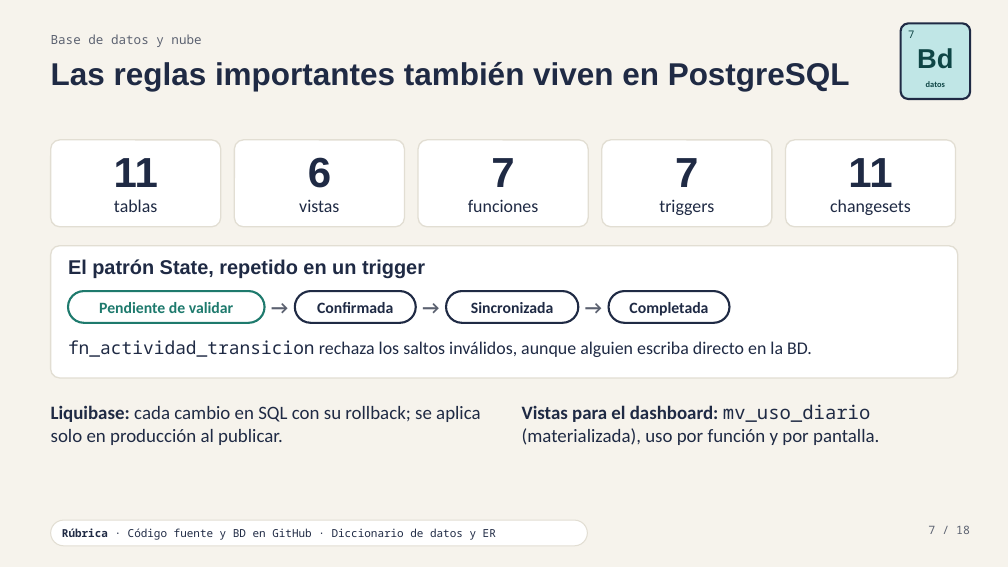
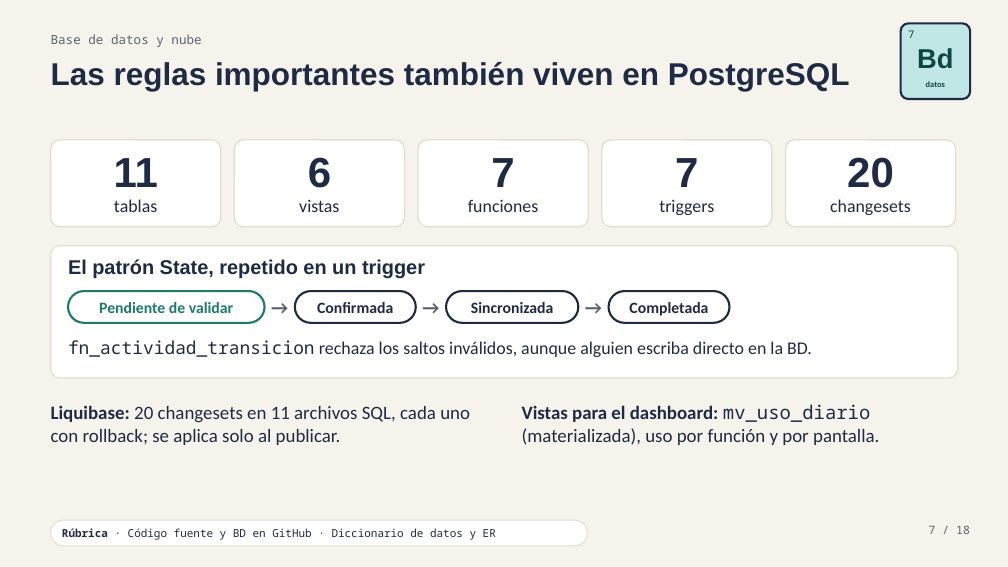
Before and after one commit to Laos19/TareaIA, a slide deck: slide 7 of docs/presentacion/TAREIA-presentacion.pptx. Drawn at 1008x567 pixels with LibreOffice and Linux fonts; fonts in the diff are those of the drawing. Boxes give left, top, right and bottom in pixels: in the first picture for what was removed or moved away, otherwise in the second. Text is boxed around its words. In the diff, an @@ line names an element or a change of style, - is before the commit and + after.

```diff
--- a/docs/presentacion/TAREIA-presentacion.pptx
+++ b/docs/presentacion/TAREIA-presentacion.pptx
@@ text at [847, 157, 894, 188]: text changed @@
-11
+20
@@ text at [51, 405, 470, 445]: text changed @@
-Liquibase: cada cambio en SQL con su rollback; se aplica solo en producción al publicar.
+Liquibase: 20 changesets en 11 archivos SQL, cada uno con rollback; se aplica solo al publicar.
```
Also in this commit, not shown: 4 other slides changed, 20 other files.
